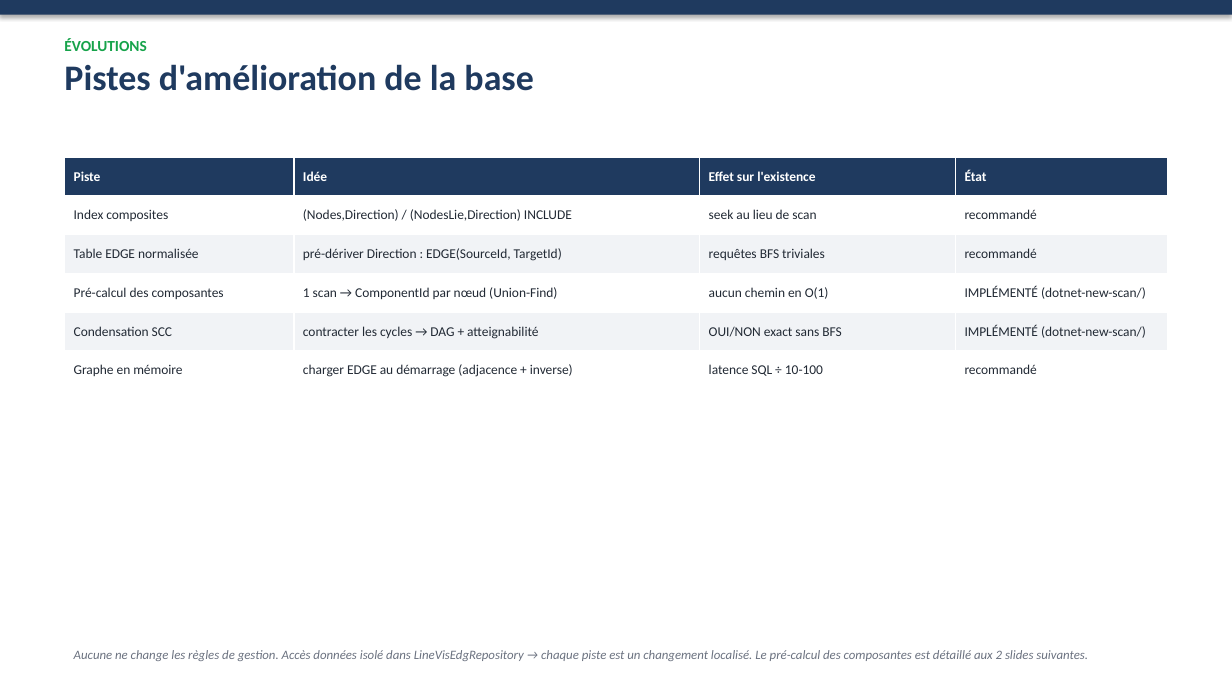
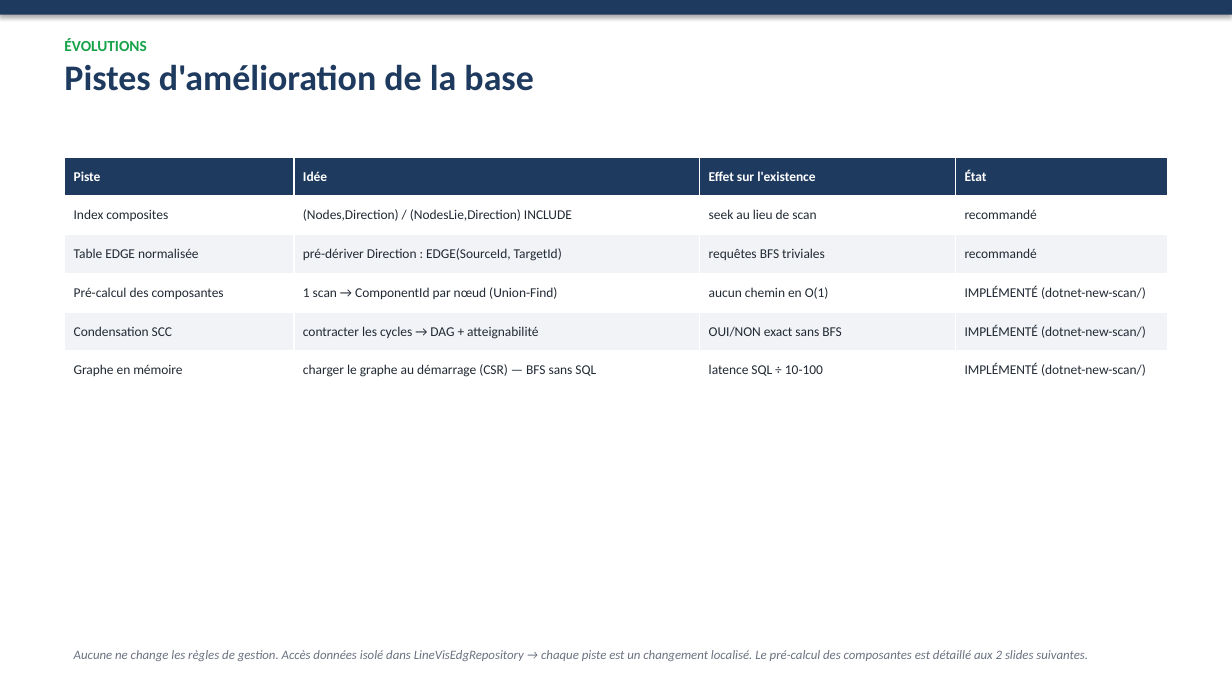
Before and after one commit to AbelMaminiaina/restitutiongraphe, a slide deck: slide 14 of docs/Recherche-existence-chemin.pptx. Drawn at 1232x693 pixels with LibreOffice and Linux fonts; fonts in the diff are those of the drawing. Boxes give left, top, right and bottom in pixels: in the first picture for what was removed or moved away, otherwise in the second. Text is boxed around its words. In the diff, an @@ line names an element or a change of style, - is before the commit and + after.

```diff
--- a/docs/Recherche-existence-chemin.pptx
+++ b/docs/Recherche-existence-chemin.pptx
@@ table at [65, 157, 1167, 390] @@
-row 6, column 2: charger EDGE au démarrage (adjacence + inverse)
+row 6, column 2: charger le graphe au démarrage (CSR) — BFS sans SQL
-row 6, column 4: recommandé
+row 6, column 4: IMPLÉMENTÉ (dotnet-new-scan/)
```
Also in this commit, not shown: 1 other slide changed, 1 slide added, 13 other files.
